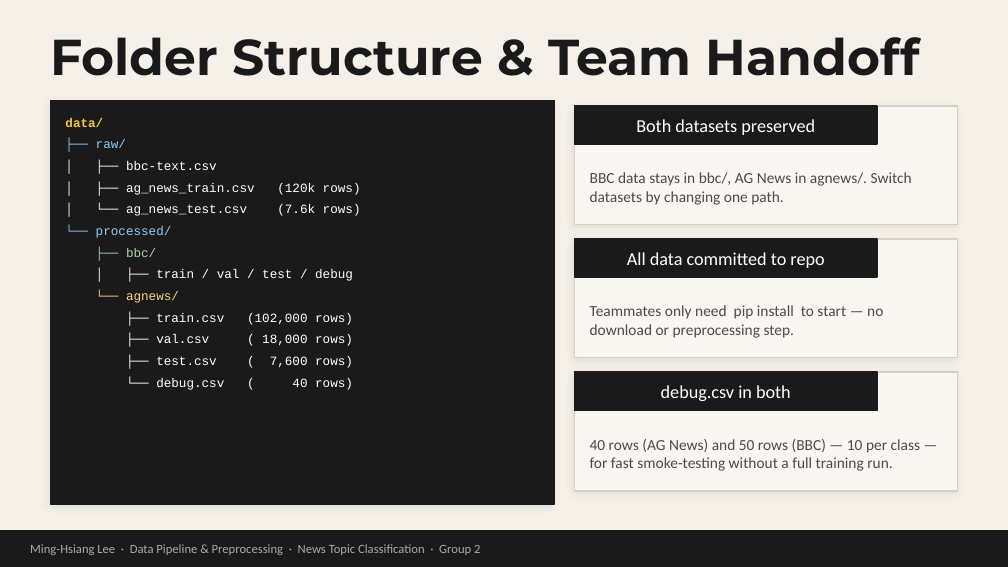
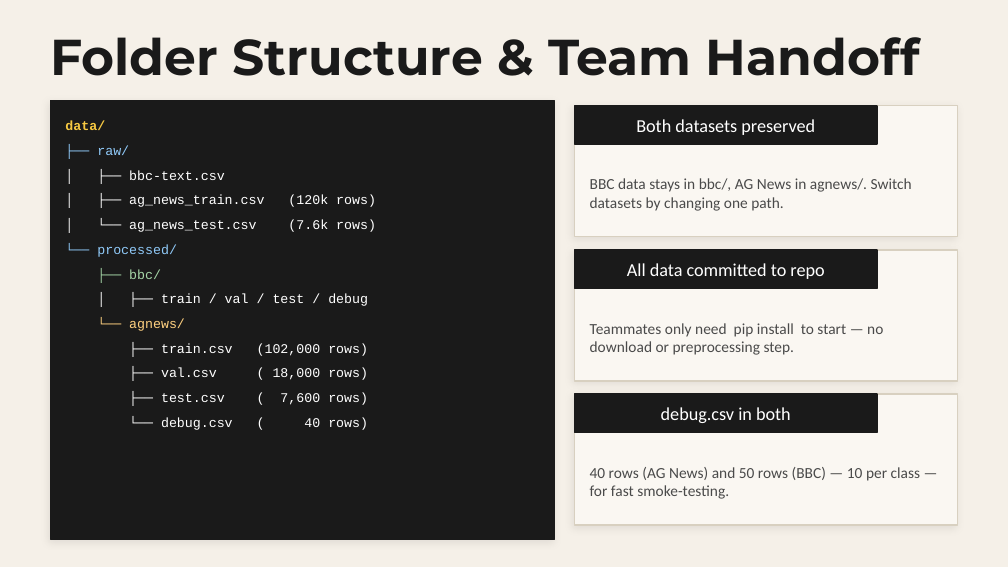
Before and after one commit to mhleethomas/News_Topic_Classification, a slide deck: slide 8 of thomas_presentation.pptx. Drawn at 1008x567 pixels with LibreOffice and Linux fonts; fonts in the diff are those of the drawing. Boxes give left, top, right and bottom in pixels: in the first picture for what was removed or moved away, otherwise in the second. Text is boxed around its words. In the diff, an @@ line names an element or a change of style, - is before the commit and + after.

```diff
--- a/thomas_presentation.pptx
+++ b/thomas_presentation.pptx
@@ rectangle: place and size @@
-rectangle at (50, 101, 554, 504)
+rectangle at (50, 101, 554, 539)
@@ rectangle: place and size @@
-rectangle at (575, 106, 958, 225)
+rectangle at (575, 106, 958, 237)
@@ text "BBC data stays in bbc/, ...": place and size @@
-text "BBC data stays in bbc/, ..." at (590, 172, 912, 205)
+text "BBC data stays in bbc/, ..." at (590, 178, 912, 211)
@@ text "│ └── ag_news_test.csv (7.6k rows)": place and size @@
-text "│ └── ag_news_test.csv (7.6k rows)" at (126, 204, 361, 216)
+text "│ └── ag_news_test.csv (7.6k rows)" at (129, 220, 376, 232)
@@ 3 texts, 1 rectangle: place and size @@
-3 texts, 1 rectangle at (126, 161, 877, 277)
+3 texts, 1 rectangle at (129, 170, 877, 288)
@@ rectangle: place and size @@
-rectangle at (575, 239, 958, 358)
+rectangle at (575, 250, 958, 381)
@@ text "│ ├── train / val ...": place and size @@
-text "│ ├── train / val ..." at (156, 269, 353, 281)
+text "│ ├── train / val ..." at (161, 294, 368, 306)
@@ text "Teammates only need pip install ...": place and size @@
-text "Teammates only need pip install ..." at (590, 305, 883, 338)
+text "Teammates only need pip install ..." at (590, 323, 883, 355)
@@ text "└── agnews/": place and size @@
-text "└── agnews/" at (126, 291, 179, 303)
+text "└── agnews/" at (129, 318, 185, 331)
@@ text "├── train.csv (102,000 rows)": place and size @@
-text "├── train.csv (102,000 rows)" at (156, 313, 353, 325)
+text "├── train.csv (102,000 rows)" at (161, 343, 368, 356)
@@ text "├── val.csv ( 18,000 rows)": place and size @@
-text "├── val.csv ( 18,000 rows)" at (156, 334, 353, 346)
+text "├── val.csv ( 18,000 rows)" at (161, 368, 368, 380)
@@ text "├── test.csv ( 7,600 rows)": place and size @@
-text "├── test.csv ( 7,600 rows)" at (156, 356, 353, 368)
+text "├── test.csv ( 7,600 rows)" at (161, 392, 368, 405)
@@ size 9 to 9.5 pt in 13 elements at (65, 121, 105, 130), (97, 145, 129, 155), (129, 170, 225, 180), (129, 195, 376, 207), (129, 220, 376, 232), (97, 244, 177, 257), (129, 269, 161, 279), (161, 294, 368, 306), (129, 318, 185, 331), (161, 343, 368, 356), (161, 368, 368, 380), (161, 392, 368, 405), (161, 417, 368, 430) @@
@@ text "└── debug.csv ( 40 rows)": place and size @@
-text "└── debug.csv ( 40 rows)" at (156, 378, 353, 390)
+text "└── debug.csv ( 40 rows)" at (161, 417, 368, 430)
@@ 3 texts, 1 rectangle: place and size @@
-3 texts, 1 rectangle at (96, 226, 877, 410)
+3 texts, 1 rectangle at (97, 244, 877, 432)
@@ rectangle: place and size @@
-rectangle at (575, 372, 958, 491)
+rectangle at (575, 394, 958, 525)
@@ text at (590, 467, 921, 499): text changed @@
-40 rows (AG News) and 50 rows (BBC) — 10 per class — for fast smoke-testing without a full training run.
+40 rows (AG News) and 50 rows (BBC) — 10 per class — for fast smoke-testing.
@@ rectangle removed at (0, 531, 1008, 566) @@
@@ text removed at (30, 544, 480, 555) @@
-Ming-Hsiang Lee · Data Pipeline & Preprocessing · News Topic Classification · Group 2
```
Also in this commit, not shown: 7 other slides changed, 1 slide removed.
